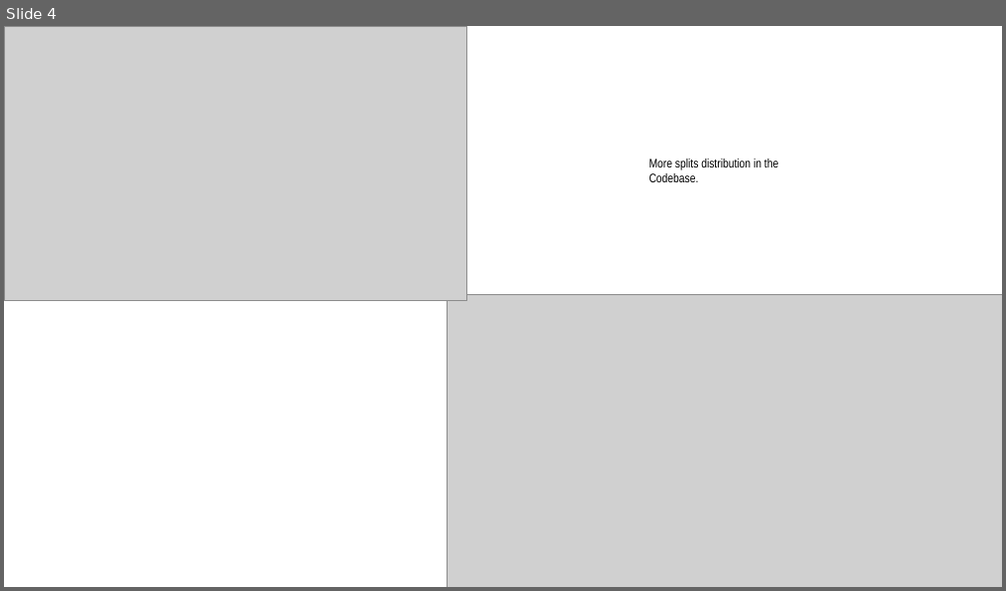
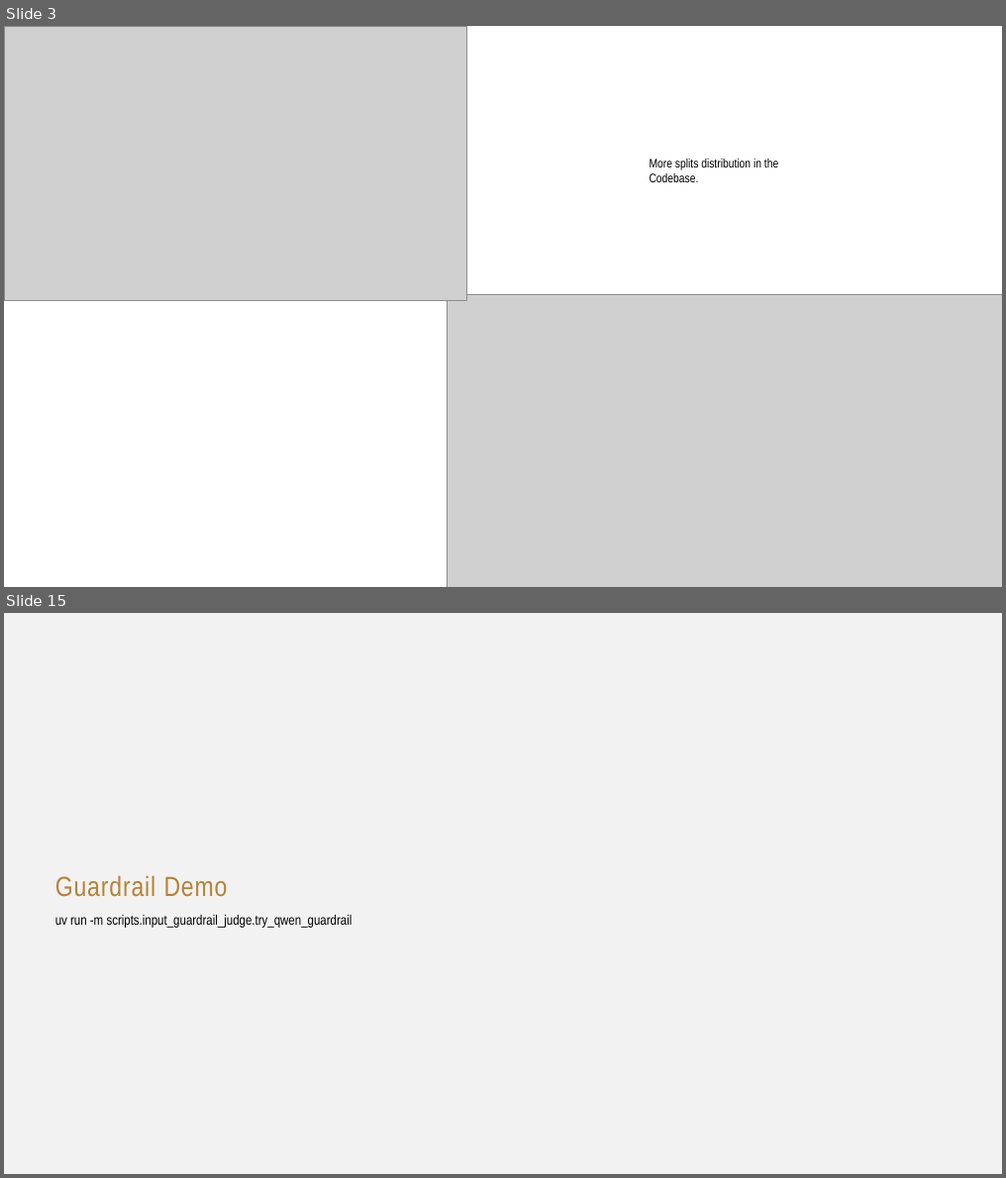
Before and after one commit to kunjcr2/A10-Internship-Progress, a slide deck: week-08/VLMSync7.pptx. Shown one above the other, each under a label of ours: slide 4 before the commit, slides 3 and 15 after it; the slides between them are not shown. The pictures are 1006x591 and 1006x1178 pixels, drawn with LibreOffice and Linux fonts; fonts in the diff are those of the drawing; grey boxes stand for pictures. Boxes give left, top, right and bottom in pixels: in the first picture for what was removed or moved away, otherwise in the second. Text is boxed around its words. In the diff, an @@ line names an element or a change of style, - is before the commit and + after.

```diff
--- a/week-08/VLMSync7.pptx
+++ b/week-08/VLMSync7.pptx
@@ slide 15 added at box(4, 613, 1002, 1174), background #F3F2F2 @@
@@ text added at box(55, 875, 228, 897), 40 pt, text #B68235 @@
+Guardrail Demo
@@ text added at box(55, 915, 352, 928), 20 pt, text #000000 @@
+uv run -m scripts.input_guardrail_judge.try_qwen_guardrail
@@ what was slide 4 is now slide 3 @@
```
Also in this commit, not shown: 12 slides changed, 2 other slides added, 2 slides removed.
